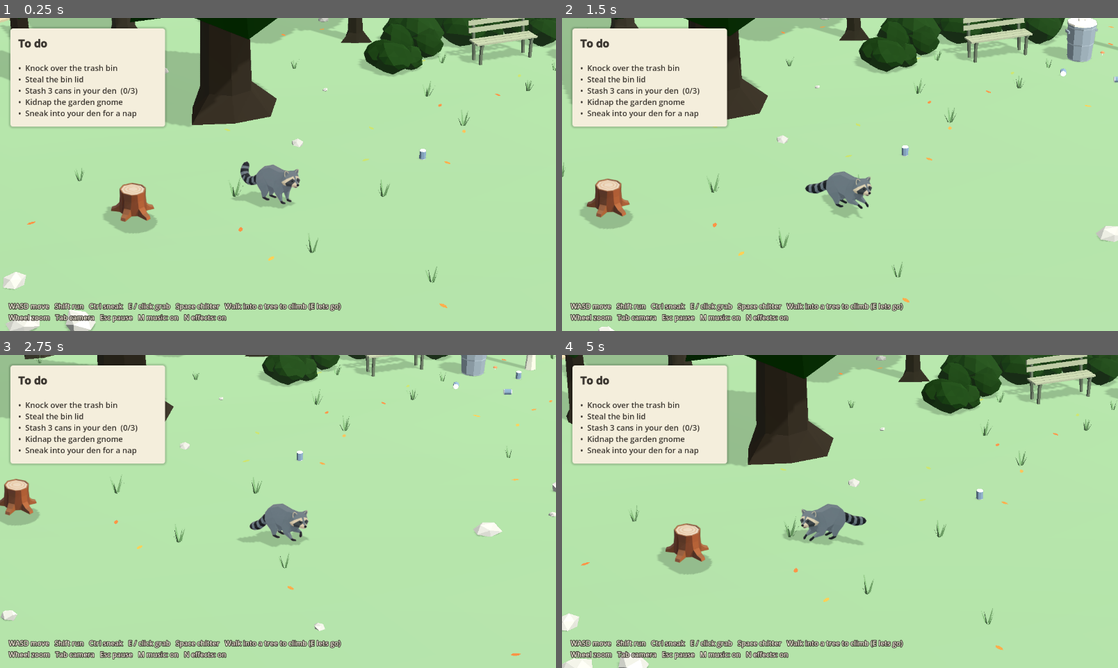
Above: before the commit, frames 1-4 (two rows, left to right).
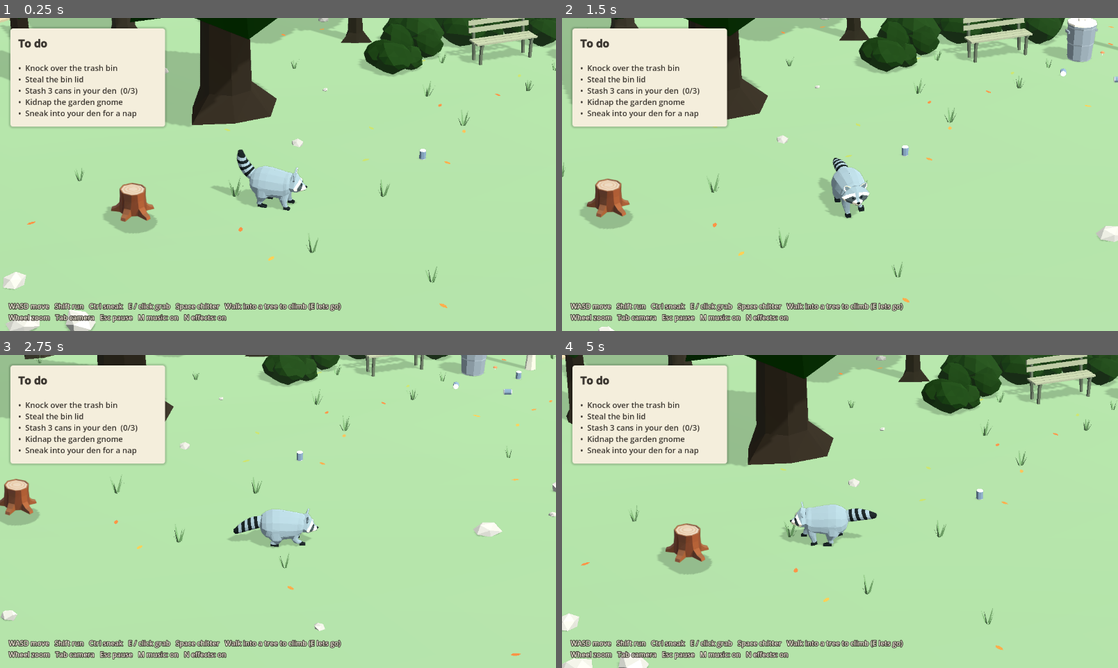
Above: after the commit, the same moments.

Repository: Abhinow1997/the-noise-next-door
Game: Godot game, scene res://main.tscn
Same seed, same stepped clock (60 frames per second), same inputs: the game is played once before the commit and once after it. Sound files missing from this copy of the repository are replaced by a short silence.
Inputs (mouse positions are in pixels of both pictures, inside the frame that each line leads up to):
- Up to frame 1 (0.25 s): no input
- Up to frame 2 (1.5 s): tap Enter at 0.5 s; move the mouse to (962, 158) at 0.52 s; hold D (move_right) 0.53-1.28 s; hold Space (chitter) 0.53-1.28 s; click (962, 158) at 0.67 s; tap Shift (run) at 0.8, 1.35 s; move the mouse to (728, 190) at 1.27 s; hold S (move_back) from 1.28 s (still down)
- Up to frame 3 (2.75 s): tap Ctrl (sneak) at 1.55 s; move the mouse to (333, 442) at 2.02 s; release S (move_back) at 2.03 s; hold D (move_right) from 2.03 s (still down); hold Ctrl (sneak) from 2.03 s (still down); tap Space (chitter) at 2.3 s
- Up to frame 4 (5 s): move the mouse to (812, 574) at 2.77 s; release D (move_right) at 2.78 s; release Ctrl (sneak) at 2.78 s; hold W (move_forward) 2.78-3.53 s; tap Space (chitter) at 2.85, 4.55 s; click (812, 574) at 2.92 s; tap Shift (run) at 3.05, 4.35 s; move the mouse to (1006, 558) at 3.52 s; hold E (grab) 3.53-4.28 s; hold A (move_left) from 3.53 s (still down); tap Ctrl (sneak) at 3.8 s; move the mouse to (673, 464) at 4.27 s

The runs differ from the first frame. In frame 1, 1.3% of the frame differs, in the area x 38-56%, y 42-62%; in frame 2, 1.0%; in frame 3, 1.2%; in frame 4, 1.3%.

Commit message:
Put the rigged raccoon (raccoon_v2.glb) in the game in place of the cut-outs
export_raccoon_v2.py writes the glb (deform bones, seven sampled actions,
mirror applied). raccoon_model.gd plays them from the player's state, and
main.gd's USE_SPRITES / --sprites keeps the generated cut-outs available.
mesh.py drops the loose centre-line edges that made a neutral_bone.

Known issue: walk and sneak play faster than their natural ground speed,
so the feet slide.

Settled before Assignment 3 so the a3 history starts from a clean tree.

Co-Authored-By: Claude Opus 5.5 <noreply@anthropic.com>

Diff:
--- a/scripts/main.gd
+++ b/scripts/main.gd
@@ -1,7 +1,9 @@
 extends Node3D
 ## Builds the forest, the props, the raccoon and the to-do list.
 ## Debug: `-- --screenshot=out.png [--closeup] [--pose=<state> [--left]]` saves a
-## frame and quits; --pose shows the raccoon in one state (see raccoon_sprite.gd).
+## frame and quits; --pose shows the raccoon in one state: an animation of the rigged
+## model (idle, walk, run, sneak, bored, sleep, climb), or with USE_SPRITES a
+## cut-out (see raccoon_sprite.gd). `-- --sprites` uses the cut-outs for one run.
 ## `-- --sound-test` runs the automated sound check (scripts/sound_test.gd).
 ## Screenshot helpers: --grab-test, --climb-test, --rest-test (he naps in the hollow),
 ## --tick-test (the bin is knocked over), --shot-frame=N (default 45), and
@@ -12,6 +14,11 @@
 const Forest := preload("res://scripts/forest.gd")
 const CameraTuner := preload("res://scripts/camera_tuner.gd")
 const RaccoonSprite := preload("res://scripts/raccoon_sprite.gd")
+## Draw the raccoon with the author's generated cut-outs (the asset slice, 6 Oct)
+## instead of the rigged 3D model.
+const USE_SPRITES := false
+## --pose names from the cut-outs, as the rigged model's animations.
+const POSE_ANIMATIONS := {"asleep": "sleep"}
 const SoundTest := preload("res://scripts/sound_test.gd")
 
 ## The author's generated grass texture (ENV-GROUND in SOURCES.md), repeated every
@@ -182,6 +189,7 @@
 	var pose := ""
 	var pose_left := false
 	var sound_test := false
+	var use_sprites := USE_SPRITES
 	for arg in OS.get_cmdline_user_args():
 		if arg.begins_with("--screenshot="):
 			_shot_path = arg.get_slice("=", 1)
@@ -205,6 +213,8 @@
 			pose_left = true
 		elif arg == "--sound-test":
 			sound_test = true
+		elif arg == "--sprites":
+			use_sprites = true
 	_rng.seed = 7
 
 	_build_environment()
@@ -224,15 +234,18 @@
 	player.trees = forest.climbable
 	add_child(player)
 	player.sound_started.connect(_count_sound)
-	# He's drawn with the author's generated images; the 3D model underneath only
-	# casts his shadow and carries things.
-	sprite = RaccoonSprite.new()
-	sprite.player = player
-	sprite.camera = camera
-	sprite.forced_state = pose
-	sprite.forced_left = pose_left
-	player.add_child(sprite)
-	if _see_collision:
+	if use_sprites:
+		# Drawn with the author's generated images; the 3D model underneath only
+		# casts his shadow and carries things.
+		sprite = RaccoonSprite.new()
+		sprite.player = player
+		sprite.camera = camera
+		sprite.forced_state = pose
+		sprite.forced_left = pose_left
+		player.add_child(sprite)
+	else:
+		player.model.forced_animation = POSE_ANIMATIONS.get(pose, pose)
+	if sprite and _see_collision:
 		# Half see-through, so `--debug-collisions` shows his capsule inside him.
 		sprite.alpha_cut = SpriteBase3D.ALPHA_CUT_DISABLED
 		sprite.modulate = Color(1, 1, 1, 0.45)
--- a/scripts/player.gd
+++ b/scripts/player.gd
@@ -116,6 +116,8 @@
 func _physics_process(delta: float) -> void:
 	running = false
 	climb_moving = false
+	model.hopping = _hop_t >= 0.0
+	model.climbing = climbing
 	if _hop_t >= 0.0:
 		_hop_process(delta)
 	elif resting:
@@ -187,6 +189,7 @@
 	_carry()
 
 	var ground_speed := Vector2(velocity.x, velocity.z).length()
+	model.speed = ground_speed
 	model.walk_amount = clampf(ground_speed / walk_speed, 0.0, 1.0)
 	model.walk_phase += ground_speed * delta * 7.0 / size
 	model.crouch = move_toward(model.crouch, 1.0 if sneaking else 0.0, delta * 5.0)
@@ -233,6 +236,7 @@
 
 
 func _hop_process(delta: float) -> void:
+	model.speed = 0.0
 	model.walk_amount = 0.0
 	model.turn = 0.0
 	model.crouch = move_toward(model.crouch, 0.0, delta * 5.0)
@@ -247,6 +251,7 @@
 
 
 func _rest_process(delta: float) -> void:
+	model.speed = 0.0
 	model.walk_amount = 0.0
 	model.turn = 0.0
 	if not _waking:
@@ -326,6 +331,7 @@
 	moved.y = wrapf(moved.y, -PI * reach, PI * reach)
 	var climbed := moved.length() / maxf(delta, 0.0001)
 	climb_moving = climbed > 0.05
+	model.speed = climbed
 	model.walk_amount = clampf(climbed / walk_speed, 0.0, 1.0)
 	model.walk_phase += climbed * delta * 7.0 / size
 	model.crouch = move_toward(model.crouch, 1.0 if sneaking else 0.0, delta * 5.0)
--- a/scripts/raccoon_model.gd
+++ b/scripts/raccoon_model.gd
@@ -1,13 +1,37 @@
 @tool
 extends Node3D
-## The raccoon: the Blender model in assets/characters, or a low-poly one built
-## from code. Both match the concept art.
-## Faces -Z (Godot's forward) with its feet at y = 0. Parts are separate nodes
-## so they can be animated; set walk_amount / walk_phase / crouch / chitter_time.
+## The raccoon: the rigged, animated Blender model (raccoon_v2), the first Blender
+## model, or a low-poly one built from code. All match the concept art.
+## Faces -Z (Godot's forward) with its feet at y = 0. The player sets walk_amount /
+## walk_phase / crouch / turn / chitter_time / sleep, and for the rigged model also
+## speed / climbing / hopping; the rigged model picks its animation from those, the
+## other two swing their separate parts in code.
 
 const LowPoly := preload("res://scripts/lowpoly.gd")
 ## Exported from raccoon.blend by assets/characters/export_raccoon.py.
 const MODEL_PATH := "res://assets/characters/raccoon.glb"
+## Exported from raccoon_v2.blend by assets/characters/export_raccoon_v2.py: one
+## skinned mesh and seven looping animations.
+const RIGGED_PATH := "res://assets/characters/raccoon_v2.glb"
+## Where carried things sit, just under the snout, in the model's own space.
+const RIGGED_MOUTH := Vector3(0, 0.37, -0.57)
+## How long one animation takes to blend into the next, in seconds.
+const RIGGED_BLEND := 0.2
+## Seconds standing still before he gets bored (as with the sprites).
+const BORED_AFTER := 5.0
+## Above this speed (m/s) he runs rather than walks; the player's walk is 2.0.
+const RUN_FROM := 2.15
+## Each gait's stride (metres a paw travels while it's down, at model scale 1), the
+## share of the cycle the paw is down, the cycle's length in seconds (all from
+## design/character/raccoon_v2/anim.py), and the fastest playback allowed. Played
+## back at the speed that keeps the planted paws still, up to that cap, so the legs
+## don't blur.
+const GAITS := {
+	"walk": [0.26, 0.60, 1.0, 3.0],
+	"run": [0.46, 0.40, 0.6667, 3.0],
+	"sneak": [0.16, 0.78, 2.0, 3.0],
+	"climb": [0.22, 0.55, 1.0, 2.5],
+}
 
 # Sampled from design/reference/the-raccon.jpg: blue-grey coat, cream mask,
 # slate eye patches, near-black paws and tail bands.
@@ -28,7 +52,15 @@
 	"R_Nose": INK,
 }
 
-## Use the Blender model. Turn off to build the raccoon from code instead.
+## Use the rigged, animated model. Turn off for the first Blender model (or the
+## code-built one, with use_blender_model off too).
+@export var use_rigged_model := true:
+	set(value):
+		use_rigged_model = value
+		if is_node_ready():
+			_rebuild()
+
+## Use the first Blender model. Turn off to build the raccoon from code instead.
 @export var use_blender_model := true:
 	set(value):
 		use_blender_model = value
@@ -54,6 +86,14 @@
 var chitter_time := 0.0
 ## 0 = awake, 1 = curled up asleep: legs tucked, tail wrapped round, eyes shut.
 var sleep := 0.0
+## Rigged model only: how fast he's moving over the ground or up the trunk (m/s),
+## and whether he's on a trunk or in a hop.
+var speed := 0.0
+var climbing := false
+var hopping := false
+## Rigged model only: play this animation whatever he's doing ("" = his real state).
+## For screenshots.
+var forced_animation := ""
 
 var body: Node3D
 var head: Node3D
@@ -70,6 +110,13 @@
 var _tail_crouch := 0.1
 var _model_materials := {}
 var _t := 0.0
+## The rigged model: its animation player, the turned-round scene root, how long
+## he's been standing still, and the chitter hop.
+var _anim: AnimationPlayer
+var _rig: Node3D
+var _still := 0.0
+var _chitter_prev := 0.0
+var _bounce := 0.0
 
 
 func _ready() -> void:
@@ -83,6 +130,8 @@
 	legs.clear()
 	_leg_height.clear()
 	_eyes.clear()
+	_anim = null
+	_rig = null
 	_build()
 
 
@@ -90,6 +139,10 @@
 	if Engine.is_editor_hint():
 		return
 	_t += delta
+	if _anim:
+		_process_rigged(delta)
+		chitter_time = maxf(chitter_time - delta, 0.0)
+		return
 	chitter_time = maxf(chitter_time - delta, 0.0)
 
 	# Diagonal leg pairs swing together, like a real trot.
@@ -128,6 +181,8 @@
 
 
 func _build() -> void:
+	if use_rigged_model and _build_rigged():
+		return
 	if use_blender_model and _build_from_model():
 		return
 	_head_y = 0.47
@@ -227,6 +282,92 @@
 	return true
 
 
+## Uses the rigged model. Returns false if it can't be loaded (e.g. never imported).
+func _build_rigged() -> bool:
+	var scene := load(RIGGED_PATH) as PackedScene
+	if scene == null:
+		push_warning("Couldn't load %s, so the older raccoon is used." % RIGGED_PATH)
+		return false
+	_rig = scene.instantiate() as Node3D
+	# He faces +Z in the file; turn him round to face -Z.
+	_rig.rotation.y = PI
+	add_child(_rig)
+	_anim = _rig.find_children("*", "AnimationPlayer", true, false)[0] as AnimationPlayer
+	for anim_name: StringName in _anim.get_animation_list():
+		_anim.get_animation(anim_name).loop_mode = Animation.LOOP_LINEAR
+	for mi: MeshInstance3D in _rig.find_children("*", "MeshInstance3D", true, false):
+		for i in mi.mesh.get_surface_count():
+			mi.set_surface_override_material(i, _model_material(mi.mesh.surface_get_material(i)))
+	# Carried things ride on the head bone, just under the snout.
+	var skeleton := _rig.find_children("*", "Skeleton3D", true, false)[0] as Skeleton3D
+	var attach := BoneAttachment3D.new()
+	attach.bone_name = "head"
+	skeleton.add_child(attach)
+	mouth = Marker3D.new()
+	mouth.name = "Mouth"
+	attach.add_child(mouth)
+	var head_rest := skeleton.get_bone_global_rest(skeleton.find_bone("head"))
+	var model_to_skeleton := skeleton.global_transform.affine_inverse() * global_transform
+	mouth.transform = head_rest.affine_inverse() * model_to_skeleton * Transform3D(Basis(), RIGGED_MOUTH)
+	_anim.play("idle")
+	return true
+
+
+## Picks the animation for what he's doing and plays it at a speed to match.
+func _process_rigged(delta: float) -> void:
+	var anim_name := forced_animation
+	if anim_name == "":
+		anim_name = _rigged_state(delta)
+	if _anim.current_animation != anim_name:
+		_anim.play(anim_name, RIGGED_BLEND)
+	_anim.speed_scale = _rigged_rate(anim_name)
+	# A lean into turns, and a quick squash and hop when he chitters (there's no
+	# chitter animation yet).
+	if chitter_time > _chitter_prev:
+		_bounce = 1.0
+	_chitter_prev = chitter_time
+	_bounce = maxf(_bounce - delta / 0.35, 0.0)
+	var squash := sin(_bounce * PI)
+	var lean := 0.0 if climbing else -turn * 0.08
+	_rig.rotation.z = lerpf(_rig.rotation.z, lean, 1.0 - exp(-10.0 * delta))
+	_rig.scale = Vector3(1.0 + 0.07 * squash, 1.0 - 0.12 * squash, 1.0 + 0.07 * squash)
+	_rig.position.y = 0.05 * squash
+
+
+func _rigged_state(delta: float) -> String:
+	var still := false
+	var state := "idle"
+	if sleep > 0.5:
+		state = "sleep"
+	elif hopping:
+		state = "run"
+	elif climbing:
+		state = "climb"
+	elif crouch > 0.5:
+		state = "sneak"
+	elif speed > RUN_FROM:
+		state = "run"
+	elif speed > 0.15:
+		state = "walk"
+	else:
+		still = chitter_time <= 0.0
+	_still = _still + delta if still else 0.0
+	if still and _still > BORED_AFTER:
+		state = "bored"
+	return state
+
+
+## Playback speed for an animation: for the gaits, the speed that keeps the planted
+## paws still at his current speed (capped); 1 for the rest. Sneaking or climbing
+## on the spot holds the pose.
+func _rigged_rate(anim_name: String) -> float:
+	if not GAITS.has(anim_name) or hopping or forced_animation != "":
+		return 1.0
+	var g: Array = GAITS[anim_name]
+	var natural: float = g[0] * scale.x / (g[1] * g[2])
+	return clampf(speed / natural, 0.0, g[3])
+
+
 ## A matte material in the palette colour for one of the Blender model's materials.
 func _model_material(source: Material) -> Material:
 	var key := source.resource_name if source else ""
Binary file added: assets/characters/raccoon_v2.glb
Not shown, added: assets/characters/raccoon_v2.glb.import
Not shown, changed: Play The Noise Next Door.bat
Not shown, added: assets/characters/export_raccoon_v2.py
Not shown, changed: assets/characters/raccoon_v2.blend
Not shown, changed: design/character/raccoon_v2/mesh.py
